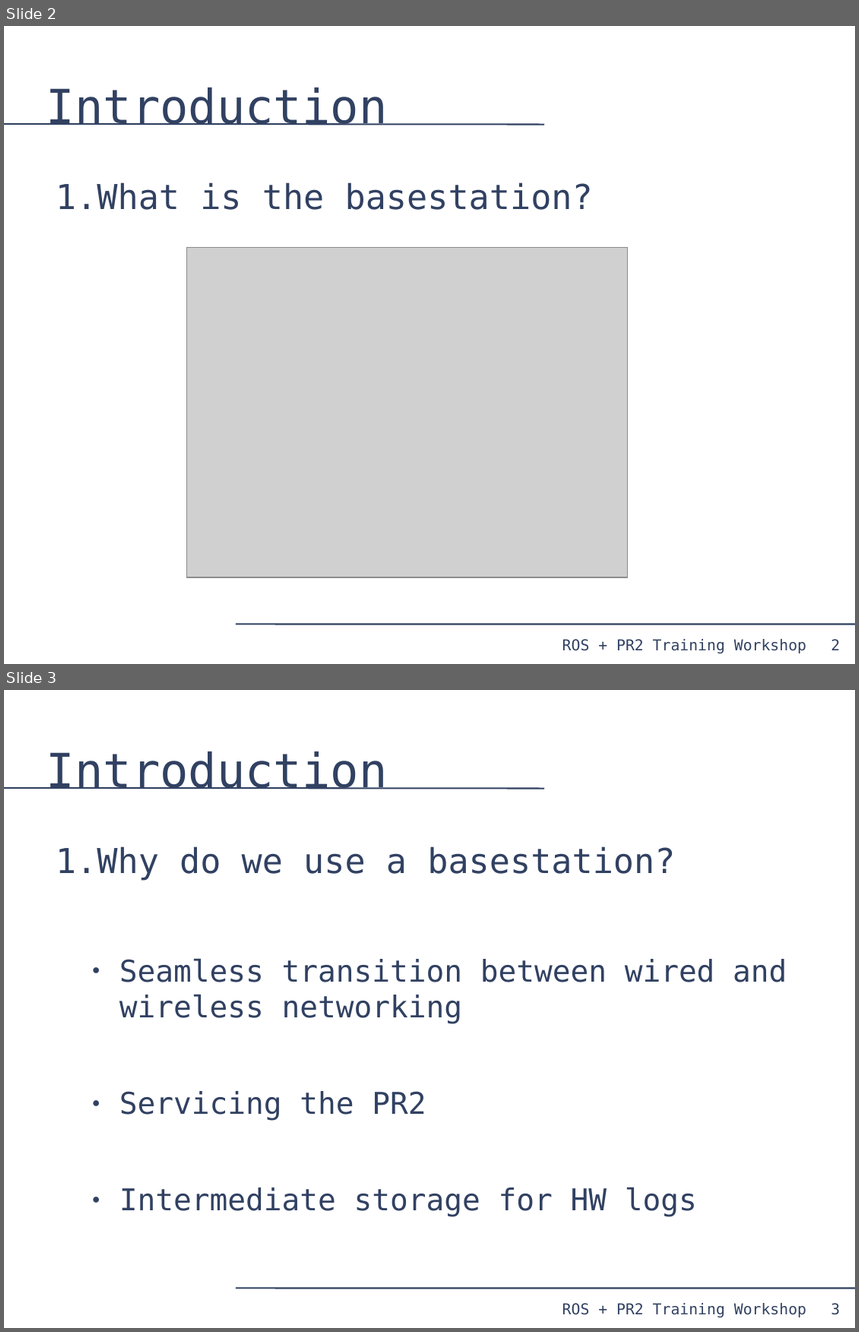
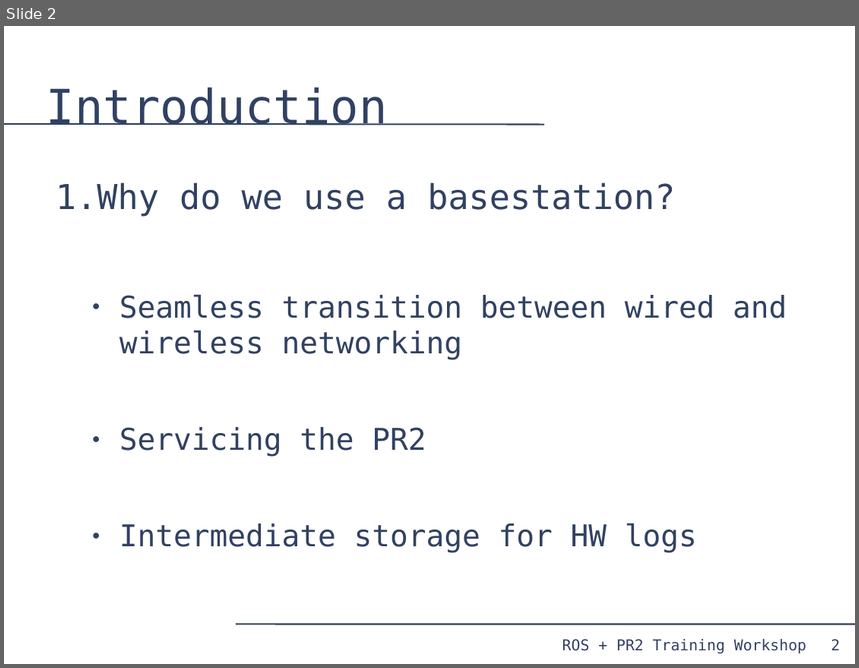
Before and after one commit to PR2/pr2_docs, a slide deck: pr2_training_workshop/installing_base_station/basestation.odp. Shown one above the other, each under a label of ours: slides 2 and 3 before the commit, slide 2 after it. The pictures are 859x1332 and 859x668 pixels, drawn with LibreOffice and Linux fonts; fonts in the diff are those of the drawing; grey boxes stand for pictures. Boxes give left, top, right and bottom in pixels: in the first picture for what was removed or moved away, otherwise in the second. Text is boxed around its words. In the diff, an @@ line names an element or a change of style, - is before the commit and + after.

```diff
--- a/pr2_training_workshop/installing_base_station/basestation.odp
+++ b/pr2_training_workshop/installing_base_station/basestation.odp
@@ slide 2 removed at (4, 26, 855, 664), background #FFFFFF; not listed: 4 template elements that a slide beside it also shows @@
@@ title removed at (47, 88, 387, 126) @@
-Introduction
@@ text removed at (56, 183, 593, 210) @@
-1. What is the basestation?
@@ picture removed at (187, 247, 628, 578) @@
@@ what was slide 3 is now slide 2 @@
@@ page number at (831, 639, 840, 651): text changed @@
-3
+2
```
Also in this commit, not shown: 2 slides changed, 2 other files.
